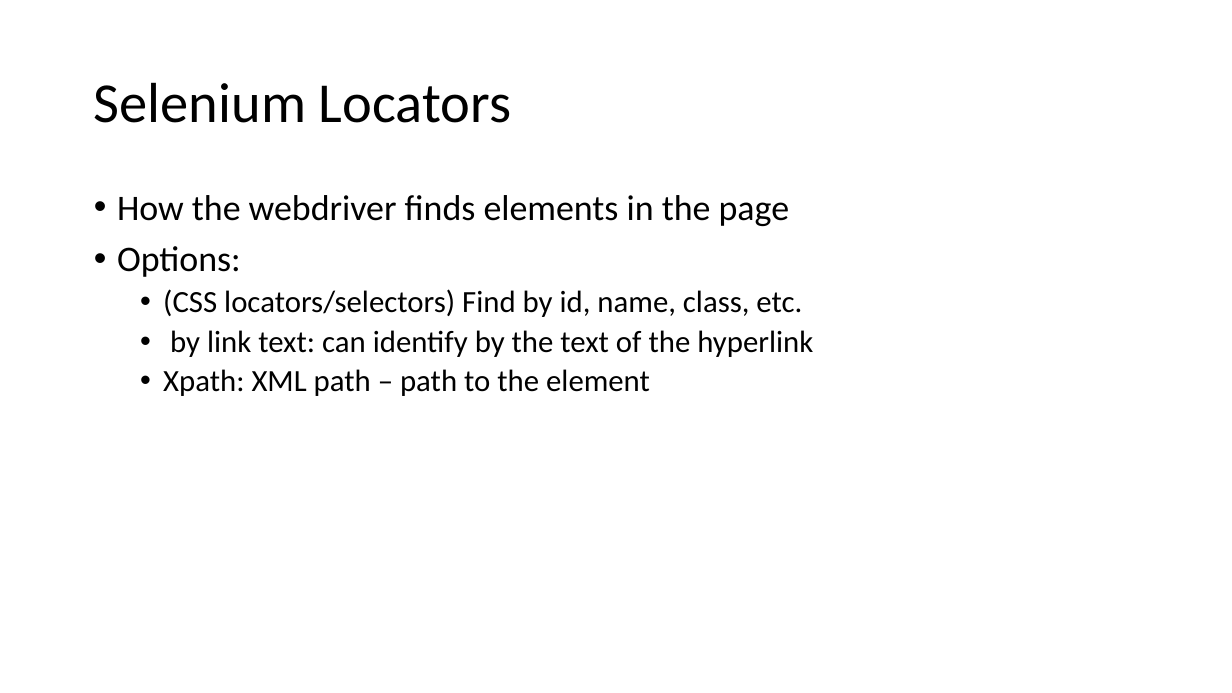
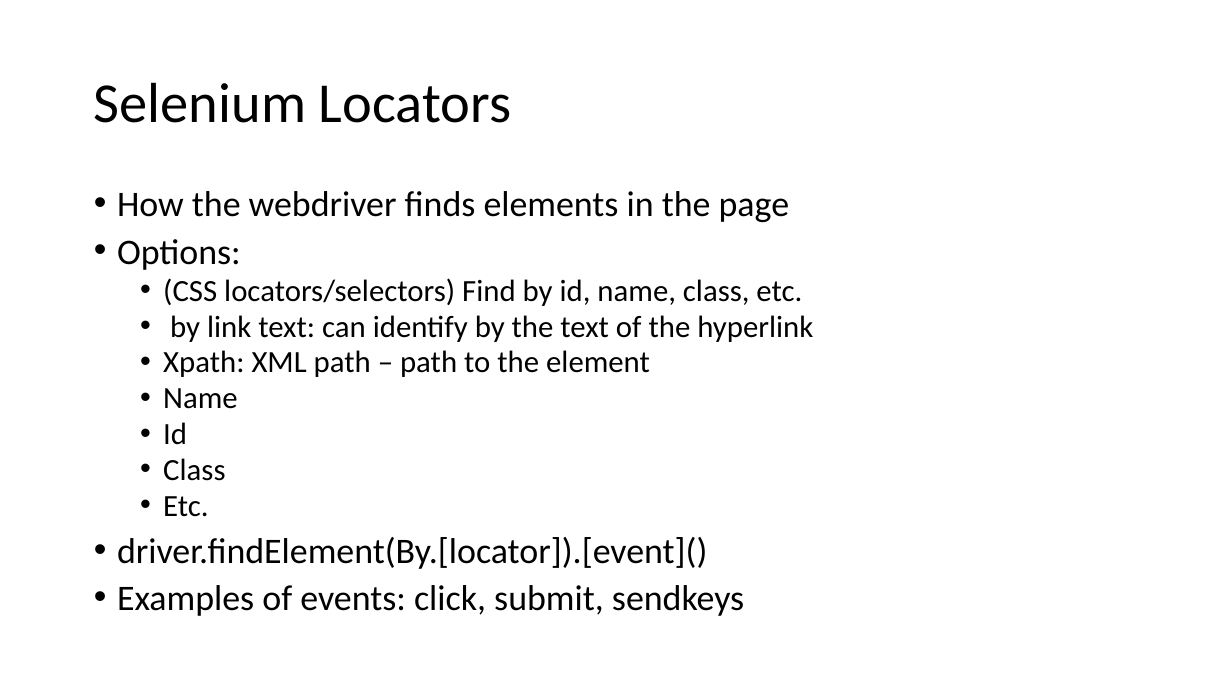
Before and after one commit to WilliamOna/staging-automation-primer-3-23, a slide deck: slide 15 of PrimerNotes.pptx. Drawn at 1232x693 pixels with LibreOffice and Linux fonts; fonts in the diff are those of the drawing. Boxes give left, top, right and bottom in pixels: in the first picture for what was removed or moved away, otherwise in the second. Text is boxed around its words. In the diff, an @@ line names an element or a change of style, - is before the commit and + after.

```diff
--- a/PrimerNotes.pptx
+++ b/PrimerNotes.pptx
@@ text at (117,191,813,377): line spacing 0.9 to 0.8 @@
@@ text at (117,388,744,616): paragraphs added @@
+  • Name
+  • Id
+  • Class
+  • Etc.
+• driver.findElement(By.[locator]).[event]()
+• Examples of events: click, submit, sendkeys
```
Also in this commit, not shown: 1 other slide changed, 1 other file.
